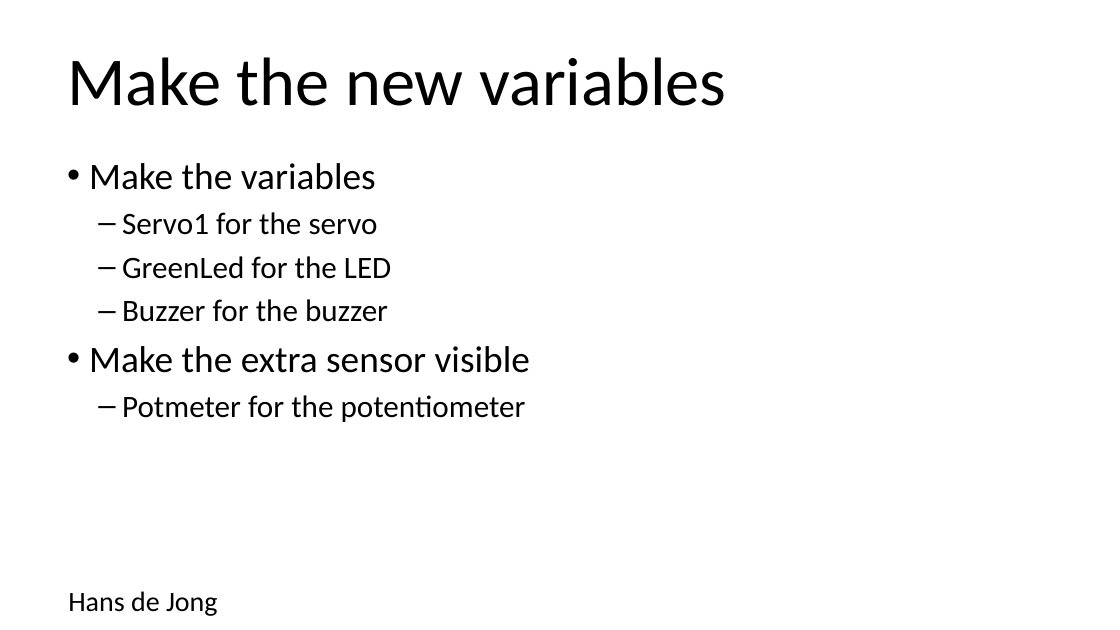
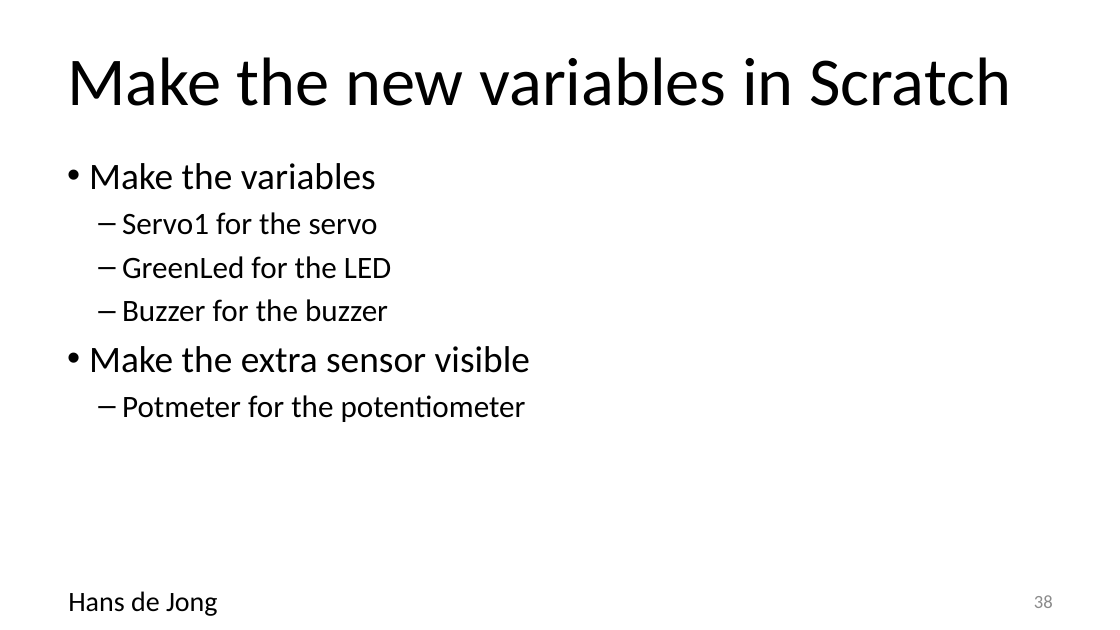
Before and after one commit to hansdejongehv/Weekendschool-PiAndMore, a slide deck: slide 38 of PiAndMore/Part-1--Breadboard/PiAndMore workshop physical computing with Arduino - part 1 - Beginners and Advanced.v0.3.pptx (slide 35 before the commit). Drawn at 1120x630 pixels with LibreOffice and Linux fonts; fonts in the diff are those of the drawing; background and template pictures are left out. Boxes give left, top, right and bottom in pixels: in the first picture for what was removed or moved away, otherwise in the second. Text is boxed around its words. In the diff, an @@ line names an element or a change of style, - is before the commit and + after.

```diff
--- a/PiAndMore/Part-1--Breadboard/PiAndMore workshop physical computing with Arduino - part 1 - Beginners and Advanced.v0.3.pptx
+++ b/PiAndMore/Part-1--Breadboard/PiAndMore workshop physical computing with Arduino - part 1 - Beginners and Advanced.v0.3.pptx
@@ title at [67,57,1011,106]: text changed @@
-Make the new variables
+Make the new variables in Scratch
@@ page number added at [1034,595,1053,608], 12 pt, text #8C8C8C @@
+38
```
Also in this commit, not shown: 40 other slides changed, 12 slides added, 3 slides removed, 1 other file.
